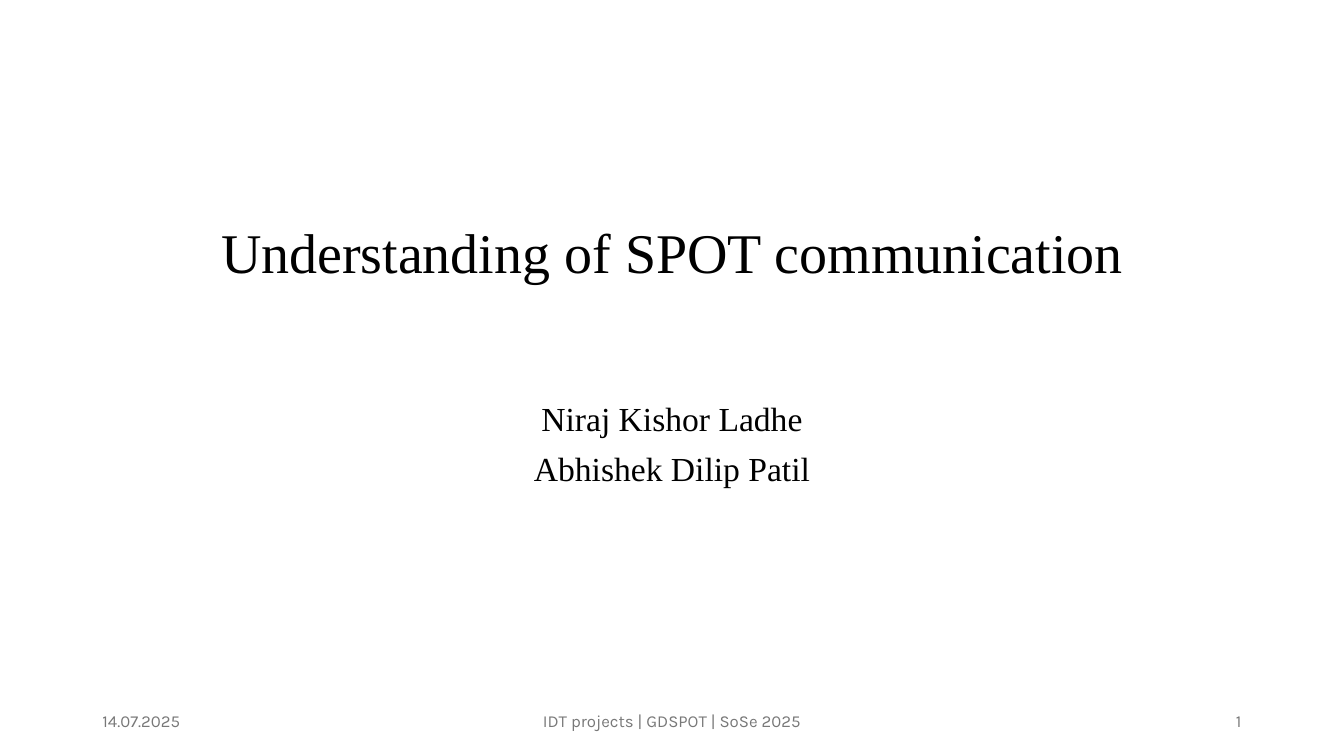
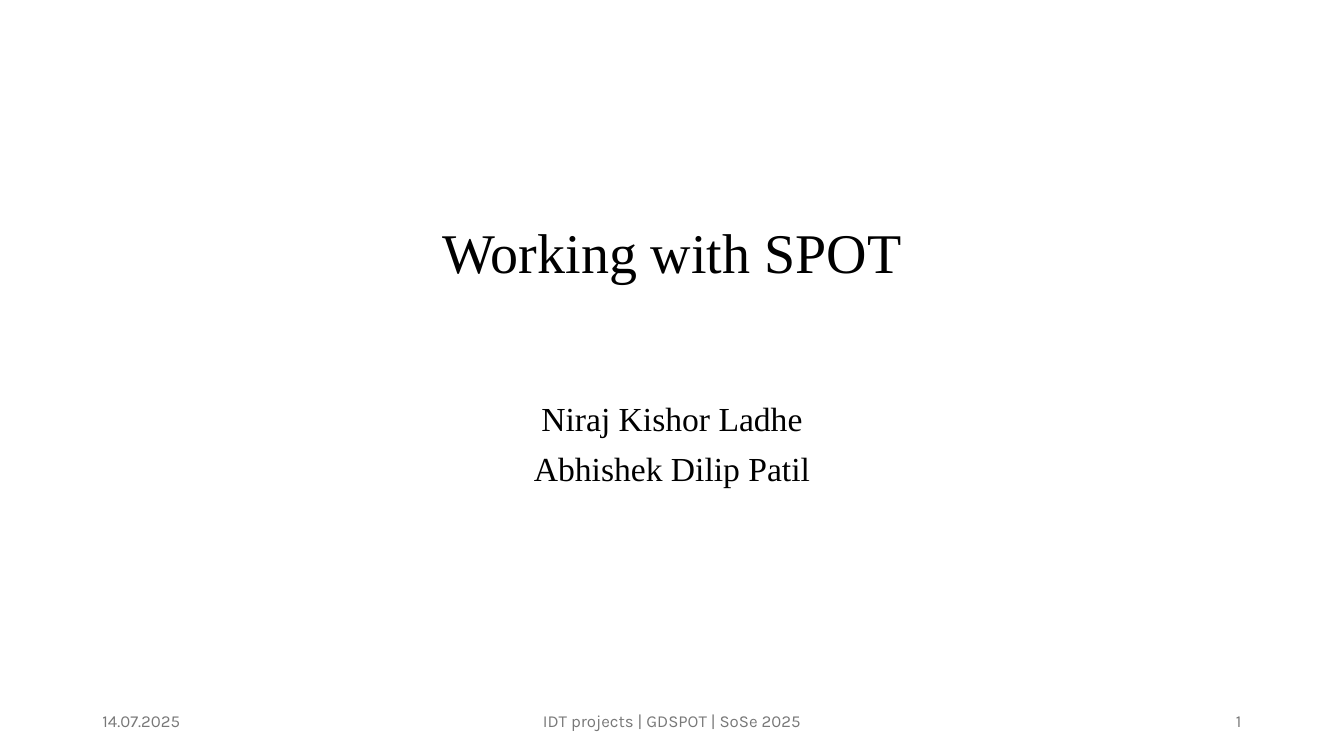
Before and after one commit to abhishekdilippatil/spot-sdk, a slide deck: slide 1 of documentation/presentations/SPOT presentation 04.pptx. Drawn at 1344x756 pixels with LibreOffice and Linux fonts; fonts in the diff are those of the drawing. Boxes give left, top, right and bottom in pixels: in the first picture for what was removed or moved away, otherwise in the second. Text is boxed around its words. In the diff, an @@ line names an element or a change of style, - is before the commit and + after.

Commit message:
ppt4 updated

```diff
--- a/documentation/presentations/SPOT presentation 04.pptx
+++ b/documentation/presentations/SPOT presentation 04.pptx
@@ title at [443,234,901,284]: text changed @@
-Understanding of SPOT communication
+Working with SPOT
```
